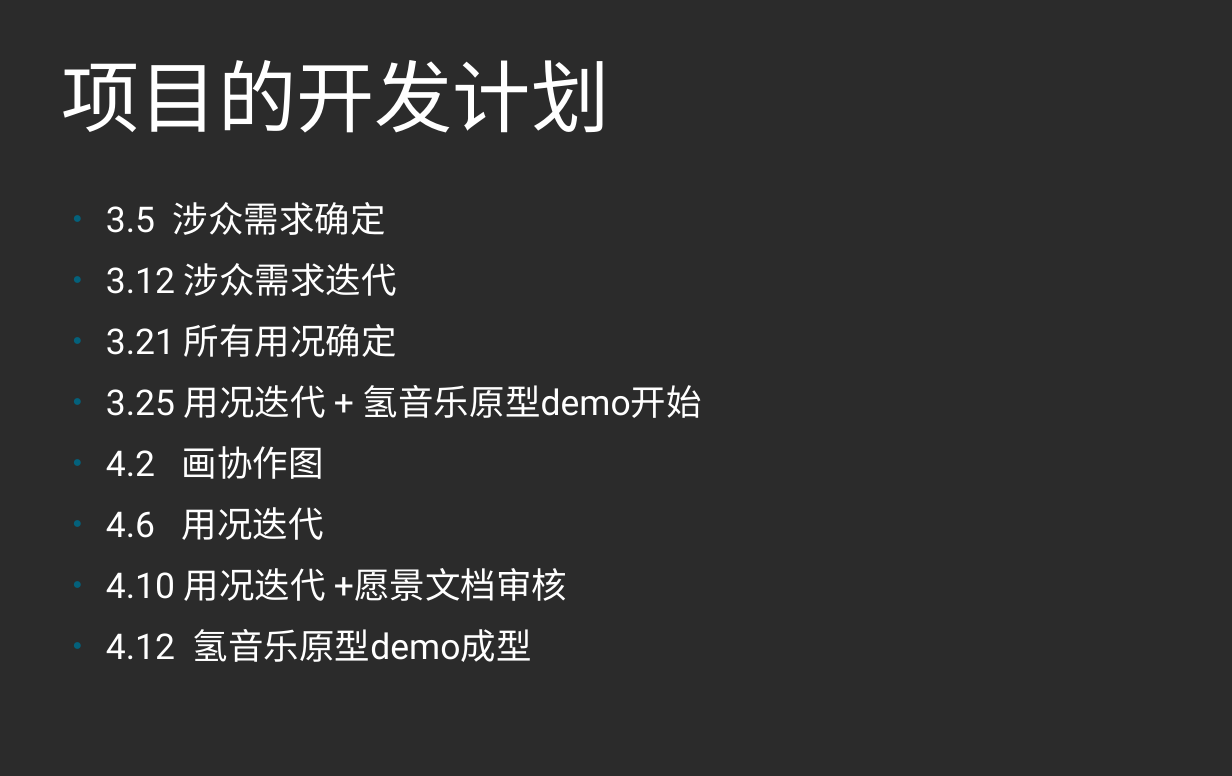
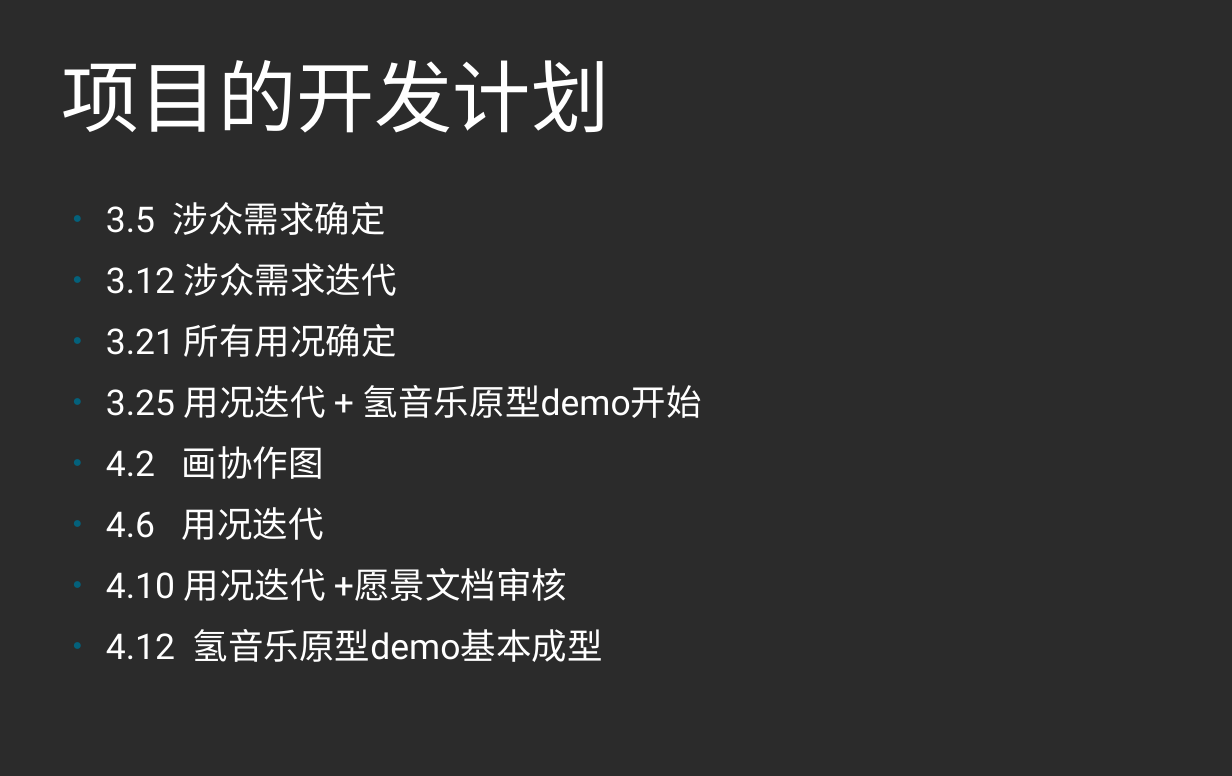
Before and after one commit to 375187588/hydrogenMusic, a slide deck: slide 8 of formal/氢音乐项目进展报告.odp (slide 7 before the commit). Drawn at 1232x776 pixels with LibreOffice and Linux fonts; fonts in the diff are those of the drawing; background and template pictures are left out; a plain dark background stands for a picture behind light text. Boxes give left, top, right and bottom in pixels: in the first picture for what was removed or moved away, otherwise in the second. Text is boxed around its words. In the diff, an @@ line names an element or a change of style, - is before the commit and + after.

```diff
--- a/formal/氢音乐项目进展报告.odp
+++ b/formal/氢音乐项目进展报告.odp
@@ text at [106, 629, 603, 662]: text changed @@
-● 4.12 氢音乐原型demo成型
+● 4.12 氢音乐原型demo基本成型
```
Also in this commit, not shown: 4 other slides changed, 2 slides added, 5 other files.
